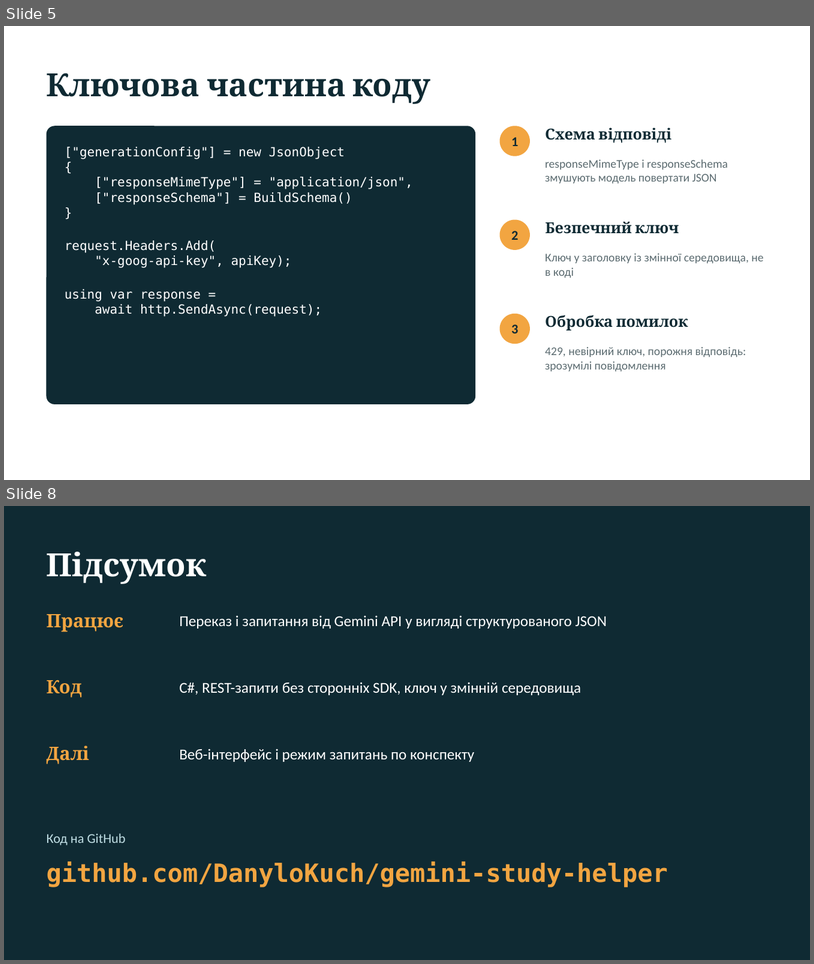
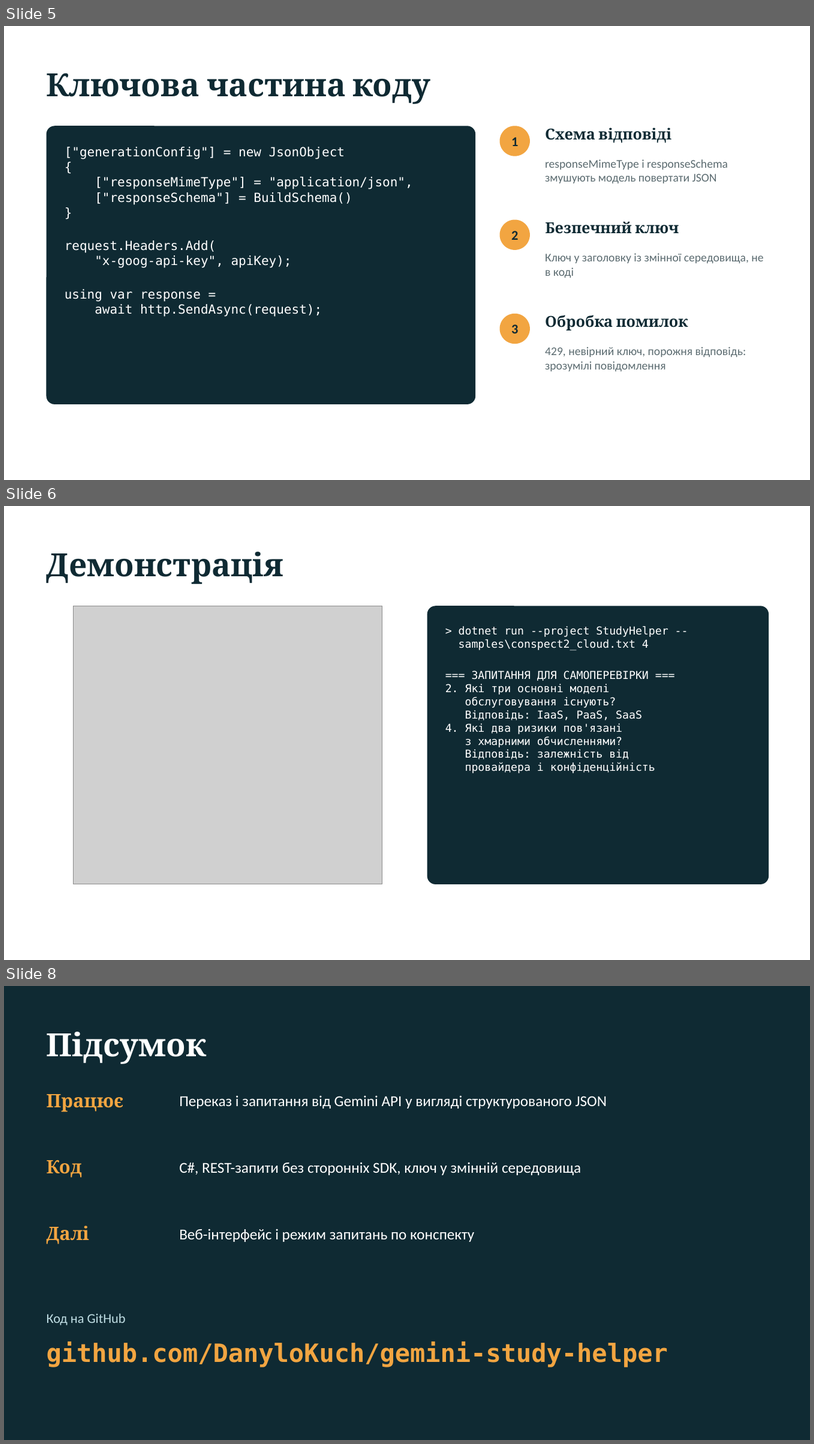
Before and after one commit to DanyloKuch/gemini-study-helper, a slide deck: presentation/Lab2_presentation.pptx. Shown one above the other, each under a label of ours: slides 5 and 8 before the commit, slides 5, 6 and 8 after it; the slides between them are not shown. The pictures are 814x964 and 814x1444 pixels, drawn with LibreOffice and Linux fonts; fonts in the diff are those of the drawing; grey boxes stand for pictures. Boxes give left, top, right and bottom in pixels: in the first picture for what was removed or moved away, otherwise in the second. Text is boxed around its words. In the diff, an @@ line names an element or a change of style, - is before the commit and + after.

```diff
--- a/presentation/Lab2_presentation.pptx
+++ b/presentation/Lab2_presentation.pptx
@@ slide 6 added at [4,506,810,960], background #FFFFFF @@
@@ text added at [47,552,284,584], 38 pt, text #0F2A33, bold @@
+Демонстрація
@@ picture added at [73,606,382,884] @@
@@ rounded rectangle added at [428,606,769,884], fill #0F2A33 @@
@@ text added at [446,626,668,773], 13 pt, text #FFFFFF @@
+> dotnet run --project StudyHelper --
+samples\conspect2_cloud.txt 4
+=== ЗАПИТАННЯ ДЛЯ САМОПЕРЕВІРКИ ===
+2. Які три основні моделі
+обслуговування існують?
+Відповідь: IaaS, PaaS, SaaS
+4. Які два ризики пов'язані
+з хмарними обчисленнями?
+Відповідь: залежність від
+провайдера і конфіденційність
```
Also in this commit, not shown: 1 slide changed, 1 slide removed, 6 other files.
